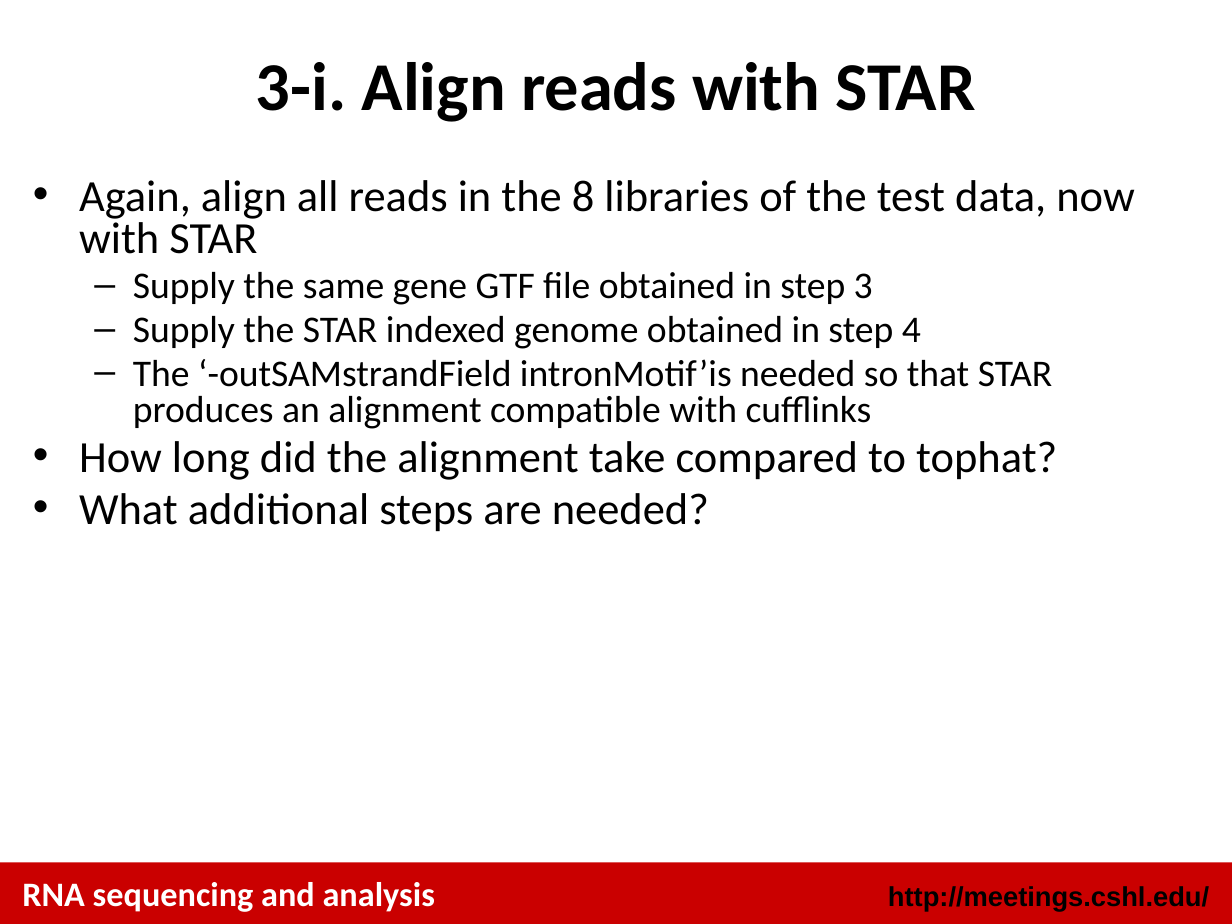
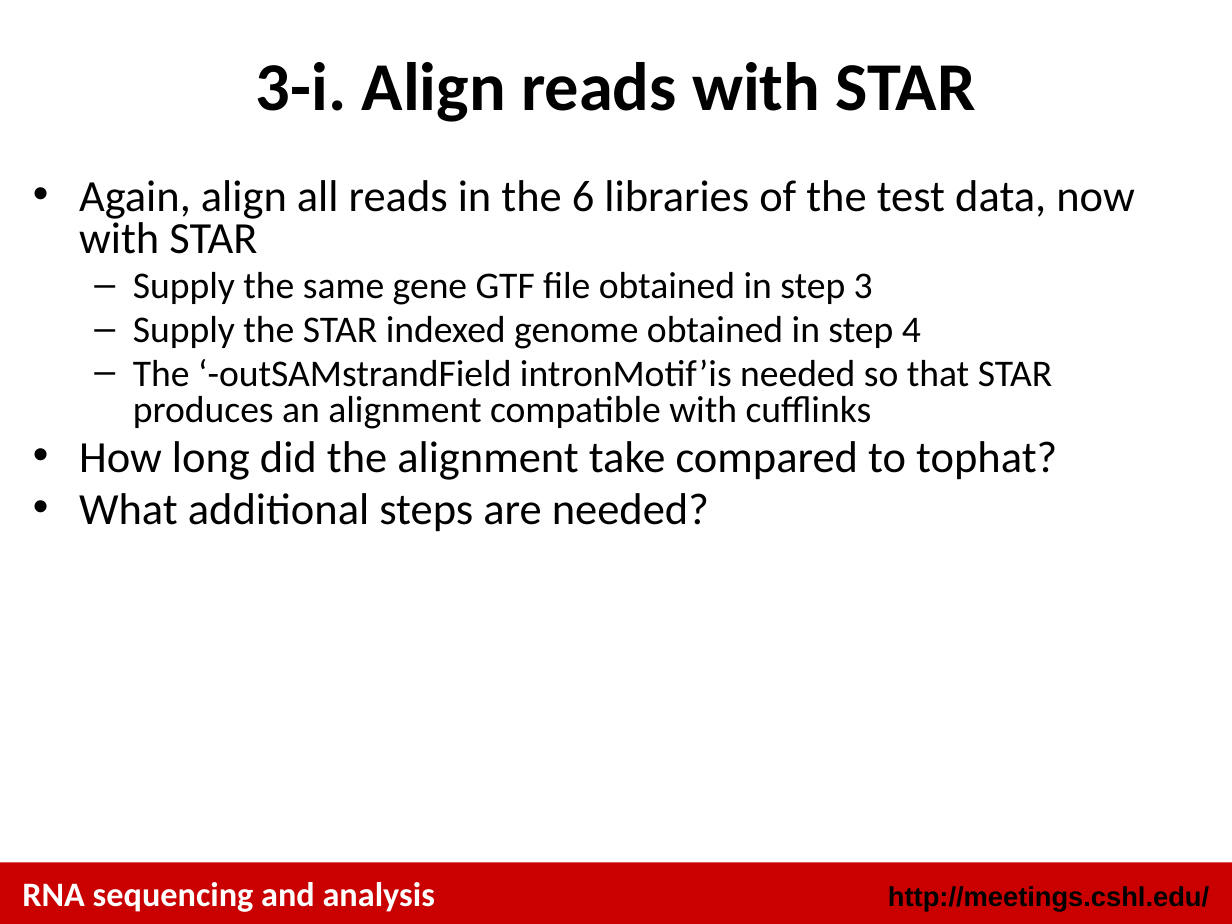
Before and after one commit to griffithlab/rnaseq_tutorial, a slide deck: slide 5 of lectures/cshl/2014/RNASeq_Module3_Tutorial.pptx. Drawn at 1232x924 pixels with LibreOffice and Linux fonts; fonts in the diff are those of the drawing. Boxes give left, top, right and bottom in pixels: in the first picture for what was removed or moved away, otherwise in the second. Text is boxed around its words. In the diff, an @@ line names an element or a change of style, - is before the commit and + after.

```diff
--- a/lectures/cshl/2014/RNASeq_Module3_Tutorial.pptx
+++ b/lectures/cshl/2014/RNASeq_Module3_Tutorial.pptx
@@ text at <box>79,180,1134,254</box>: text changed @@
-• Again, align all reads in the 8 libraries of the test data, now with STAR
+• Again, align all reads in the 6 libraries of the test data, now with STAR
```
Also in this commit, not shown: 1 other slide changed, 5 other files.
